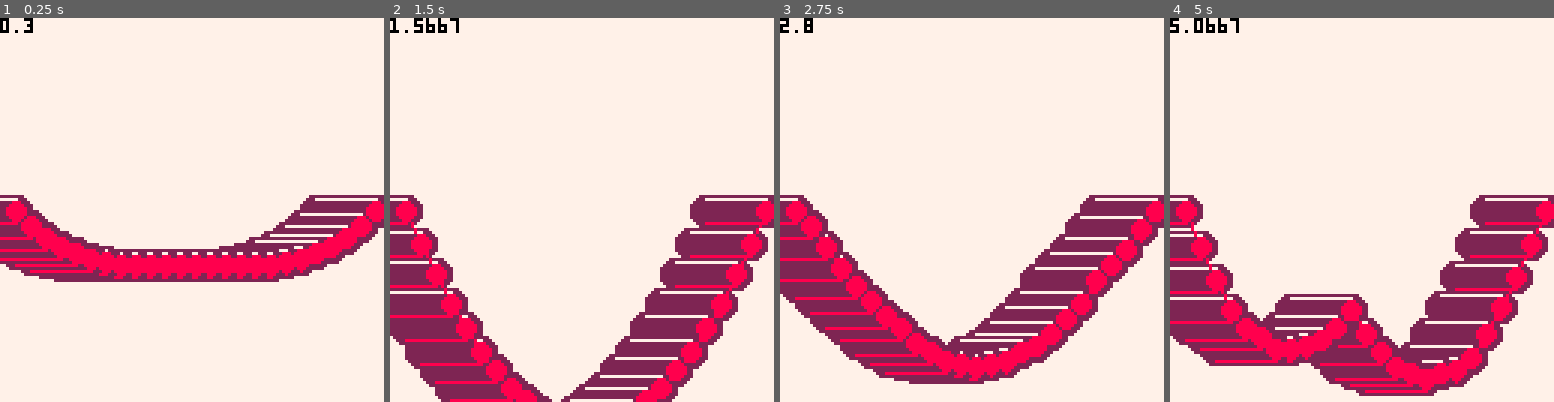
Above: before the commit, frames 1-4 (left to right).
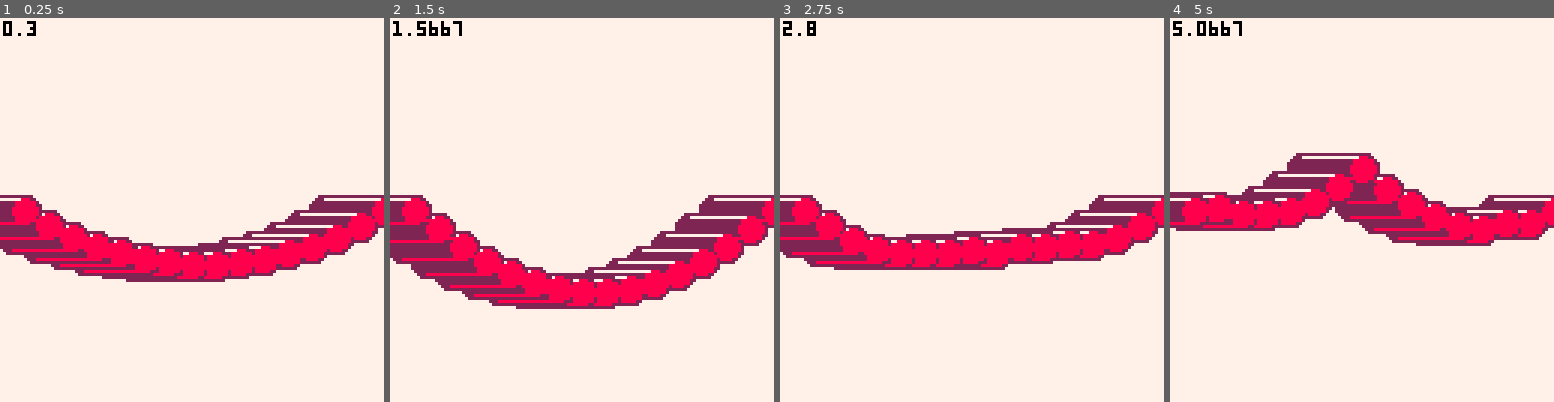
Above: after the commit, the same moments.

Repository: seleb/p8jam2
Game: PICO-8 cartridge bridge.p8
Two runs of this game, one before a commit and one after it. Both use one fixed random seed, a clock stepped at 60 frames per second and the inputs below.
Inputs:
- Up to frame 1 (0.25 s): no input
- Up to frame 2 (1.5 s): no input
- Up to frame 3 (2.75 s): hold Up 2.15-2.42 s
- Up to frame 4 (5 s): hold Down 3.63-3.97 s; hold Up from 4.73 s (still down)

The runs differ from the first frame. In frame 1, 6.5% of the frame differs, in the area x 0-100%, y 0-69%; in frame 2, 26%; in frame 3, 24%; in frame 4, 32%, in the area x 0-100%, y 0-99%.

Commit message:
more bridge

Diff:
--- a/bridge.p8
+++ b/bridge.p8
@@ -5,20 +5,19 @@
 
 gravity = 1
 
-gap = 5
+gap = 8
 gap2 = gap*gap
 bridge_height = 64
 
 function _init()
  local num_links = 128/gap
- local r = 15
  for x=1,num_links do
   local link = {}
   link.x = x*gap
   link.y = bridge_height
-  link.vy = 0
-
-  link.pvy = 0
+
+  link.v = 0
+  link.dv = 0
   if(x==1)then
    link.up = nil
   else
@@ -31,38 +30,47 @@
  end
 end
 
+
 function _update()
  local speed = 15
  local ctrl = flr(#chain/2)
- if(btn(2)) chain[ctrl].pvy -= speed
- if(btn(3)) chain[ctrl].pvy += speed
+ if(btn(2)) chain[ctrl].dv -= speed
+ if(btn(3)) chain[ctrl].dv += speed
 
  for link in all(chain) do
   if(link.down) then
    local dy = link.down.y - link.y
-   link.pvy += dy
-   --link.pvy += (link.down.vy - link.vy)/5
+   link.dv += dy
+   --link.dv += (link.down.v - link.v)/5
 
   end
   if(link.up) then
 
    local dy = link.up.y
 - link.y
-   link.pvy += dy
-   --link.pvy += (link.up.vy - link.vy)/5
+   link.dv += dy
+   --link.dv += (link.up.v - link.v)/5
   end
  end
 
 
-
+ -- apply gravity
  for link in all(chain) do
-  link.pvy += gravity--+sin(time())
-  link.pvy *= 0.8
-  link.vy = link.pvy
-  link.y += link.vy
- end
+  link.dv += gravity--+sin(time())
+ end
+
+ for link in all(chain) do
+  link.v += link.dv
+  link.v *= 0.8
+  link.y += link.v
+  link.dv = 0
+ end
+
+
  chain[1].y=bridge_height
  chain[#chain].y=bridge_height
+ chain[1].vy=0
+ chain[#chain].vy=0
 end
 
 function _draw()
@@ -96,7 +104,7 @@
  end
  color(8)
  for i in all(chain) do
-  circfill(i.x,i.y,log_rad-2)
+  circfill(i.x,i.y,log_rad-1)
   if(i.up) then
   line(i.up.x, i.up.y, i.x, i.y)
   end
@@ -106,6 +114,7 @@
 
 
  color(0)
+ cursor(1,1)
  print(time())
 end
 __gfx__
